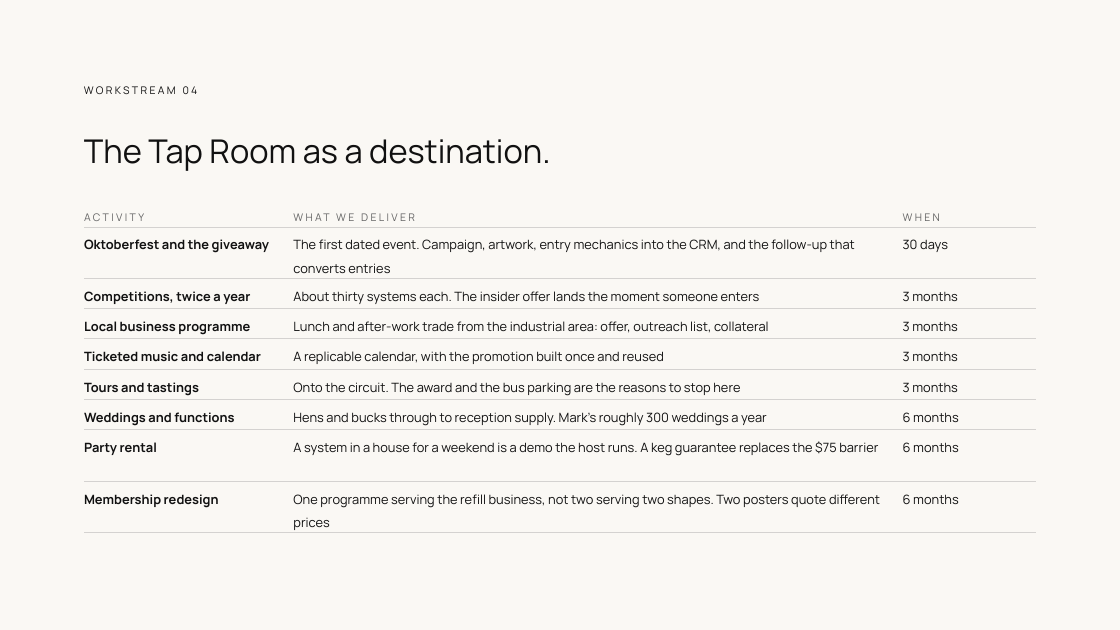
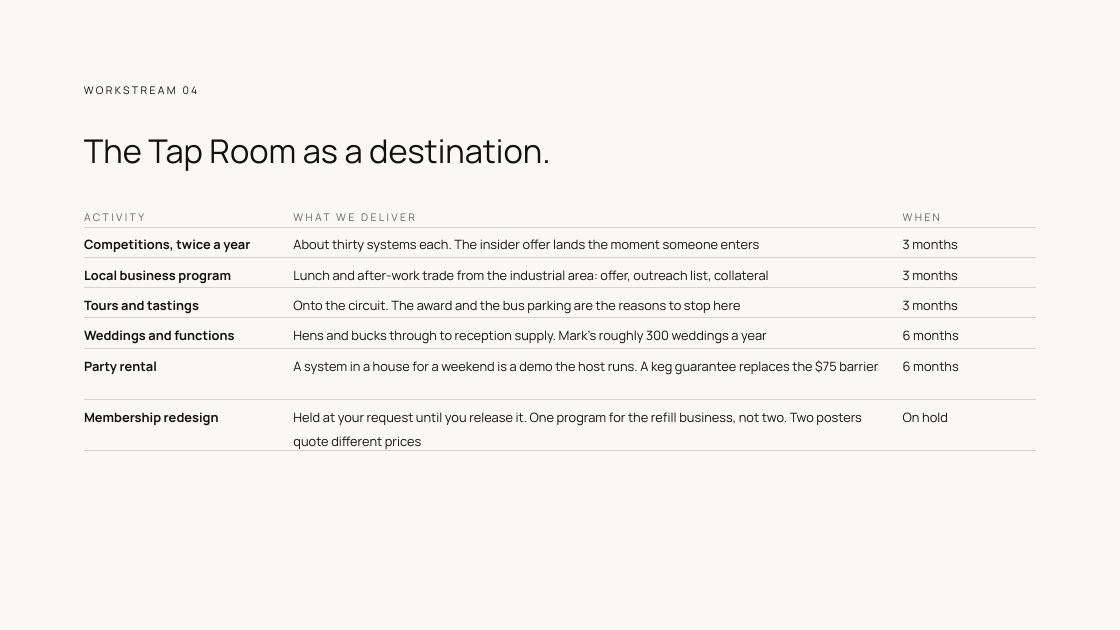
Before and after one commit to clentjewell/tapthatbrewery, a slide deck: slide 16 of 00 Admin/04 Commercial + SOW/JP_TapThat_ProposalDeck_v03.pptx. Drawn at 1120x630 pixels with LibreOffice and Linux fonts; fonts in the diff are those of the drawing. Boxes give left, top, right and bottom in pixels: in the first picture for what was removed or moved away, otherwise in the second. Text is boxed around its words. In the diff, an @@ line names an element or a change of style, - is before the commit and + after.

```diff
--- a/00 Admin/04 Commercial + SOW/JP_TapThat_ProposalDeck_v03.pptx
+++ b/00 Admin/04 Commercial + SOW/JP_TapThat_ProposalDeck_v03.pptx
@@ table at (x1=84, y1=202, x2=1036, y2=453) @@
-row 2: Oktoberfest and the giveaway | The first dated event. Campaign, artwork, entry mechanics into the CRM, and the follow-up that converts entries | 30 days
-row 4: Local business programme | Lunch and after-work trade from the industrial area: offer, outreach list, collateral | 3 months
-row 5: Ticketed music and calendar | A replicable calendar, with the promotion built once and reused | 3 months
+row 3: Local business program | Lunch and after-work trade from the industrial area: offer, outreach list, collateral | 3 months
-row 7, column 2: One programme serving the refill business, not two serving two shapes. Two posters quote different prices
+row 7, column 2: Held at your request until you release it. One program for the refill business, not two. Two posters quote different prices
-row 7, column 3: 6 months
+row 7, column 3: On hold
```
Also in this commit, not shown: 7 other slides changed, 1 slide removed, 13 other files.
